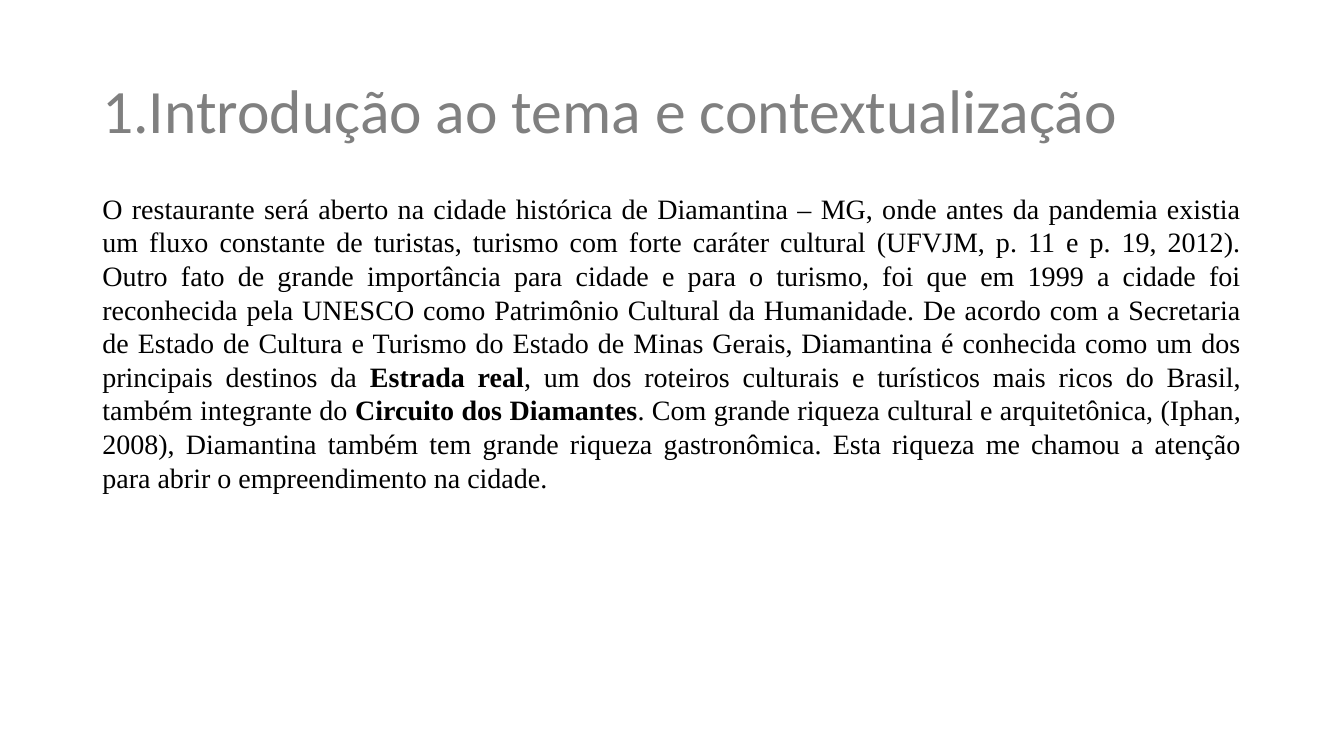
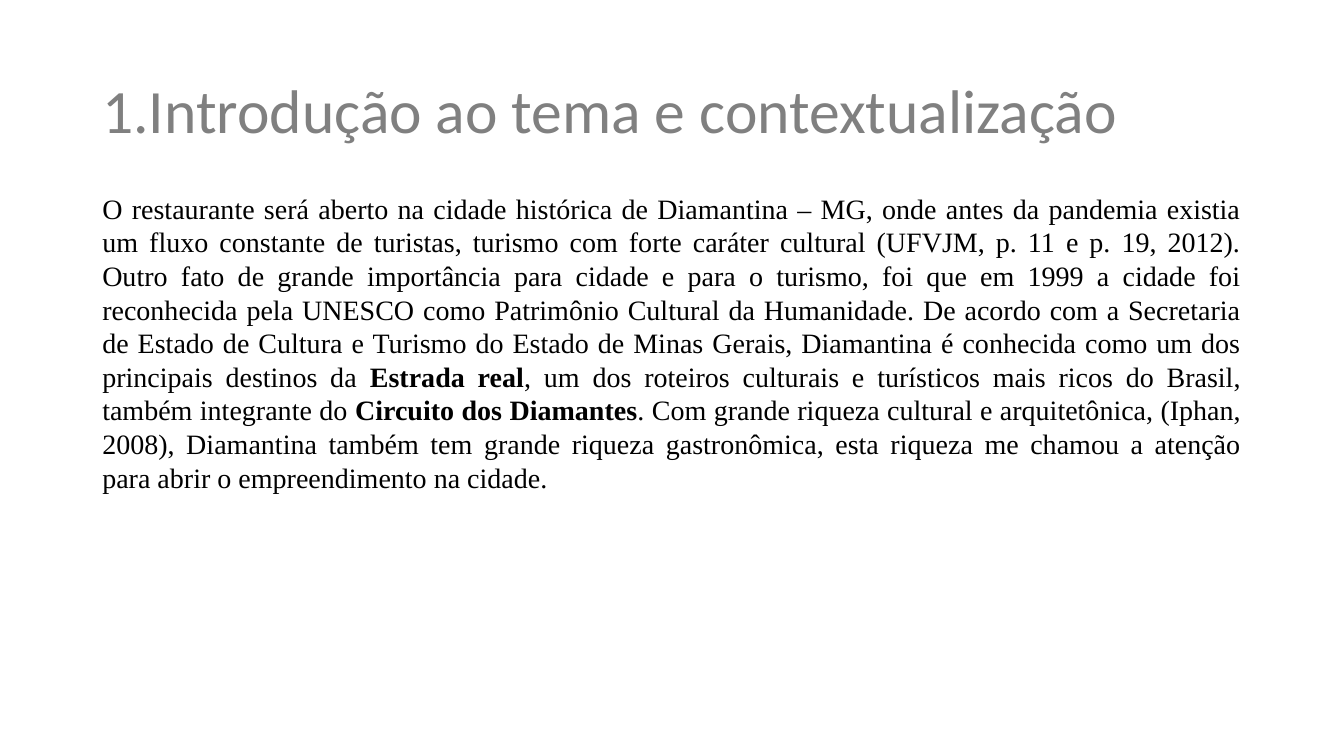
Before and after one commit to renatomarcio18081971/trabalhodeconclusao, a slide deck: slide 2 of plano-de-negocios-restaurante-tioto.pptx. Drawn at 1344x756 pixels with LibreOffice and Linux fonts; fonts in the diff are those of the drawing; background and template pictures are left out. Boxes give left, top, right and bottom in pixels: in the first picture for what was removed or moved away, otherwise in the second. Text is boxed around its words. In the diff, an @@ line names an element or a change of style, - is before the commit and + after.

```diff
--- a/plano-de-negocios-restaurante-tioto.pptx
+++ b/plano-de-negocios-restaurante-tioto.pptx
@@ text at (x1=102, y1=199, x2=1241, y2=493): text changed @@
-O restaurante será aberto na cidade histórica de Diamantina – MG, onde antes da pandemia existia um fluxo constante de turistas, turismo com forte caráter cultural (UFVJM, p. 11 e p. 19, 2012). Outro fato de grande importância para cidade e para o turismo, foi que em 1999 a cidade foi reconhecida pela UNESCO como Patrimônio Cultural da Humanidade. De acordo com a Secretaria de Estado de Cultura e Turismo do Estado de Minas Gerais, Diamantina é conhecida como um dos principais destinos da Estrada real, um dos roteiros culturais e turísticos mais ricos do Brasil, também integrante do Circuito dos Diamantes. Com grande riqueza cultural e arquitetônica, (Iphan, 2008), Diamantina também tem grande riqueza gastronômica. Esta riqueza me chamou a atenção para abrir o empreendimento na cidade.
+O restaurante será aberto na cidade histórica de Diamantina – MG, onde antes da pandemia existia um fluxo constante de turistas, turismo com forte caráter cultural (UFVJM, p. 11 e p. 19, 2012). Outro fato de grande importância para cidade e para o turismo, foi que em 1999 a cidade foi reconhecida pela UNESCO como Patrimônio Cultural da Humanidade. De acordo com a Secretaria de Estado de Cultura e Turismo do Estado de Minas Gerais, Diamantina é conhecida como um dos principais destinos da Estrada real, um dos roteiros culturais e turísticos mais ricos do Brasil, também integrante do Circuito dos Diamantes. Com grande riqueza cultural e arquitetônica, (Iphan, 2008), Diamantina também tem grande riqueza gastronômica, esta riqueza me chamou a atenção para abrir o empreendimento na cidade.
```
Also in this commit, not shown: 4 other slides changed.
